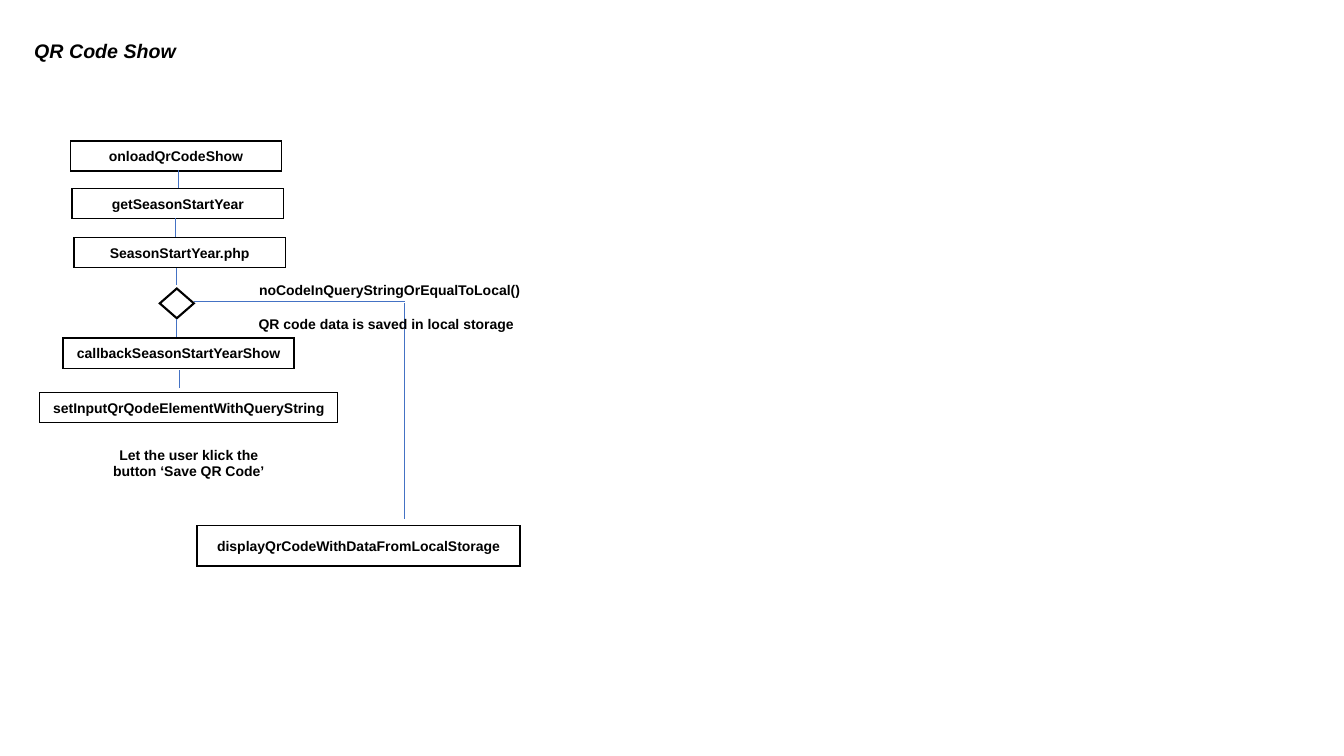
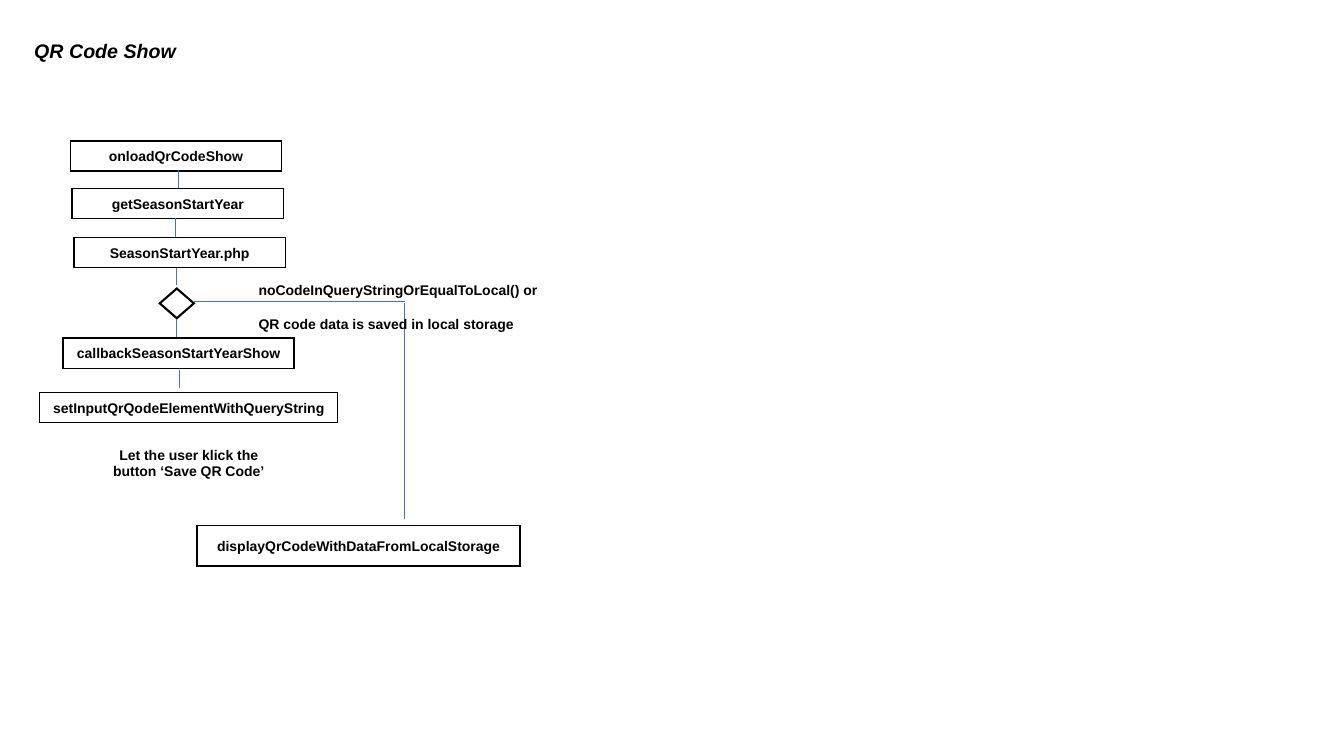
Before and after one commit to JazzLiveAarau/WwwQrCode, a slide deck: slide 1 of Descriptions/WwwQrCodeImages.pptx (slide 3 before the commit). Drawn at 1344x756 pixels with LibreOffice and Linux fonts; fonts in the diff are those of the drawing. Boxes give left, top, right and bottom in pixels: in the first picture for what was removed or moved away, otherwise in the second. Text is boxed around its words. In the diff, an @@ line names an element or a change of style, - is before the commit and + after.

```diff
--- a/Descriptions/WwwQrCodeImages.pptx
+++ b/Descriptions/WwwQrCodeImages.pptx
@@ text at (x1=259, y1=285, x2=537, y2=298): text changed @@
-noCodeInQueryStringOrEqualToLocal()
+noCodeInQueryStringOrEqualToLocal() or
```
Also in this commit, not shown: 1 slide added, 4 other files.
